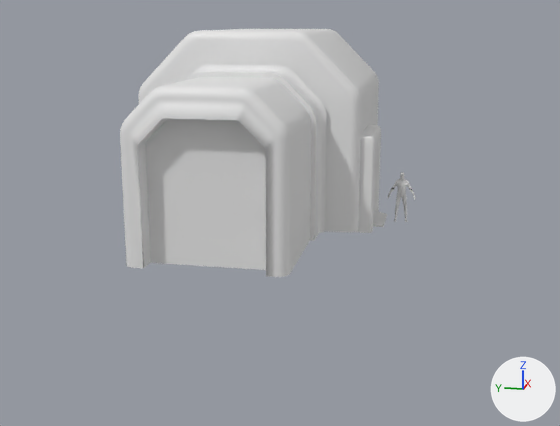
The FBX model Assets/Storage.fbx as it was, and as the next commit left it.
Both versions are drawn from a camera (50 mm lens) standing at (83.1, -4.0, 6.9) and looking at (106.1, 0.6, 1.2). The axes (+X, +Y, +Z) are drawn at lower right. The lights are the same throughout. Where no turn or scale is listed for an object, it has been applied to the vertices.
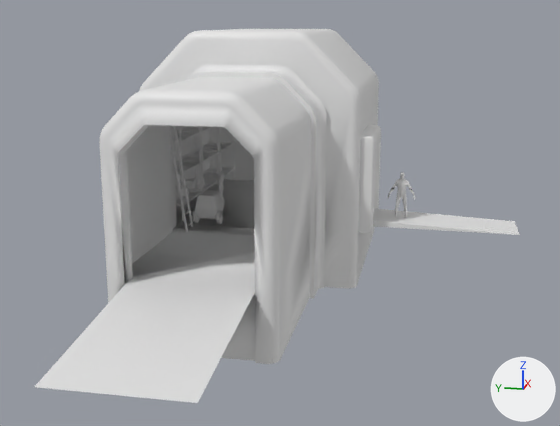
Scene script edits in JSON lines:
```json
{"block": "me_cube_052", "where": "# used by ob_cube_074; location = (105.2, 2.2, 3.31)"}
{"op": "remove", "block": "me_cube_052", "code": "me_cube_052.from_pydata(...)  # 938 vertices, 869 faces; spans x -2.0..11.22, y -4.64..3.82, z -3.24..3.35"}
{"op": "add", "block": "me_cube_052", "code": "me_cube_052.from_pydata(...)  # 992 vertices, 922 faces; spans x -8.4..11.22, y -9.15..3.82, z -5.22..3.35"}
{"block": "me_cube_052", "change": "me_cube_052 part 1"}
{"block": "me_cube_052", "change": "2 vertices are removed from x -1.87, y -1.79..1.79, z -3.24"}
{"block": "me_cube_052", "change": "23 faces are deleted"}
{"block": "me_cube_052", "change": "130 vertices in x -2.0..-1.81, y -2.39..2.39, z -3.24..1.92 move by (-1.37, 0.0, 0.0)"}
{"block": "me_cube_052", "change": "88 vertices in x -1.81..-1.45, y -2.42..2.42, z -3.24..1.94 move by (-1.38, 0.0, 0.0)"}
{"block": "me_cube_052", "change": "16 vertices move from x -2.0..5.87, y -4.64..2.42, z -3.24..0.56 to x -3.37..5.87, y -9.15..2.42, z -5.22..-3.24"}
{"block": "me_cube_052", "change": "12 vertices are added at x -8.4..-3.24, y -2.1..2.1, z -5.22..0.56"}
{"block": "me_cube_052", "change": "36 new vertices lie (0.0, 0.0, -1.98) away from vertices in x 1.85..11.22, y -3.82..3.82, z -3.24"}
{"block": "me_cube_052", "change": "8 new vertices lie (0.0, 0.0, 1.98) away from vertices in x -2.0..-1.81, y -2.39..2.39, z -3.24"}
{"block": "me_cube_052", "change": "76 new faces join them"}
```

Where the change shows, as pixel boxes [x1, y1, x2, y2] in the pictures (560 x 426 px):
```json
{"object": "Cube.074", "change": "reshaped", "before": [120, 29, 387, 277], "after": [35, 29, 520, 403], "on screen": "81% wider, 51% taller"}
{"part": 1, "of": "me_cube_052", "change": "built on", "before": [120, 86, 387, 277], "after": [35, 86, 520, 403]}
```
